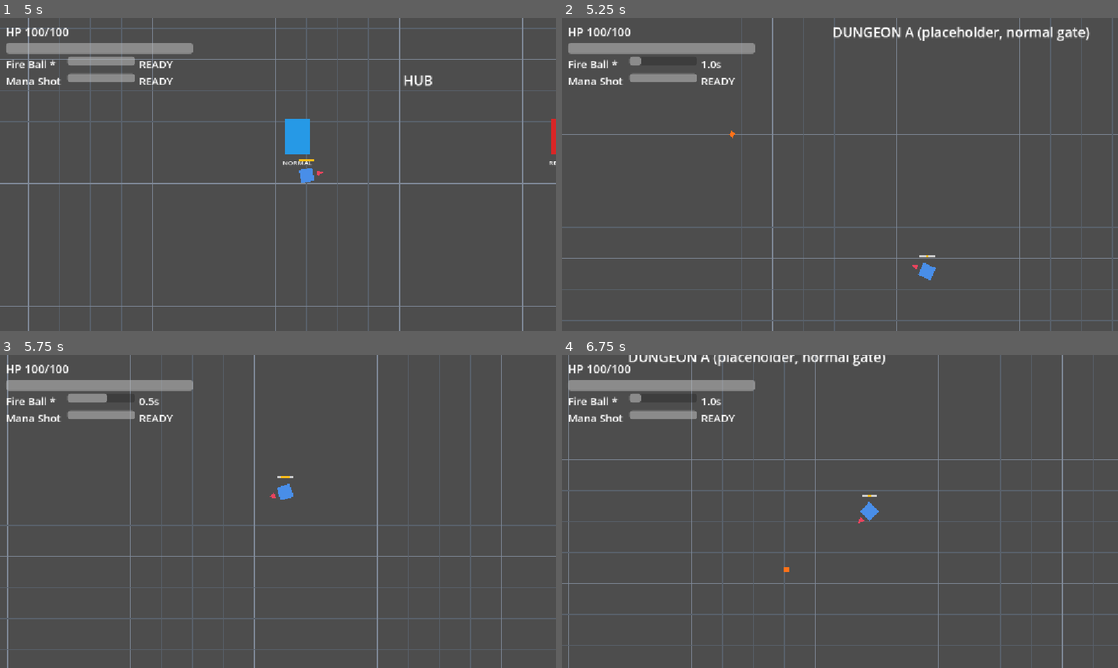
Above: before the commit, frames 1-4 (two rows, left to right).
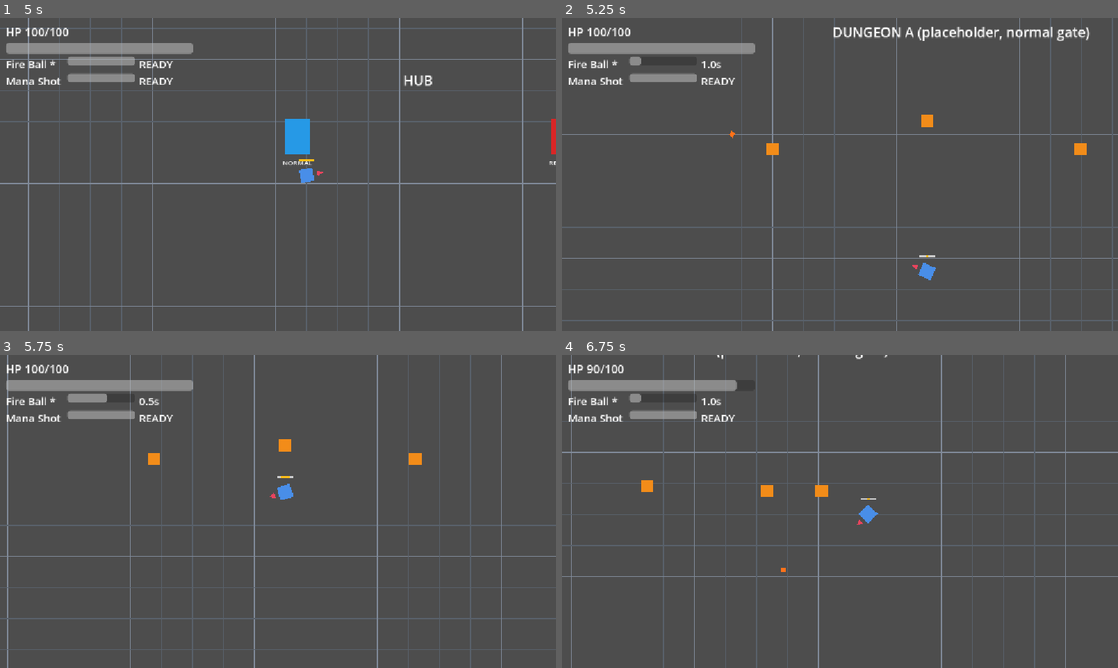
Above: after the commit, the same moments.

Repository: BestestGameStudio/gangU
Game: Godot game, scene res://scenes/main.tscn
Same seed, same stepped clock (60 frames per second), same inputs: the game is played once before the commit and once after it.
Inputs (mouse positions are in pixels of both pictures, inside the frame that each line leads up to):
- Up to frame 1 (5 s): move the mouse to (250, 237) at 0.52 s; hold Space (cast) 0.53-1.28 s; hold W (move_up) 0.53-2.03 s; move the mouse to (444, 221) at 1.27 s; tap Space (cast) at 1.35, 2.85, 4.35 s; move the mouse to (111, 127) at 2.02 s; hold Space (cast) 2.03-2.78 s; hold A (move_left) 2.03-3.53 s; move the mouse to (305, 174) at 2.77 s; move the mouse to (194, 96) at 3.52 s; hold S (move_down) 3.53-4.28 s; hold Space (cast) 3.53-4.28 s; move the mouse to (400, 158) at 4.27 s; hold D (move_right) from 4.28 s (still down)
- Up to frame 2 (5.25 s): move the mouse to (728, 190) at 5.02 s; release D (move_right) at 5.03 s; hold W (move_up) from 5.03 s (still down); hold Space (cast) from 5.03 s (still down)
- Up to frame 3 (5.75 s): keep holding W (move_up); keep holding Space (cast)
- Up to frame 4 (6.75 s): move the mouse to (895, 442) at 5.77 s; release W (move_up) at 5.78 s; release Space (cast) at 5.78 s; hold D (move_right) from 5.78 s (still down); tap Space (cast) at 5.85 s; move the mouse to (812, 574) at 6.52 s; hold Space (cast) from 6.53 s (still down)

Frame 1 is identical in both runs. In frame 2, 0.3% of the frame differs, in the area x 36-95%, y 30-44%; in frame 3, 0.3%; in frame 4, 8.9%, in the area x 0-100%, y 0-100%.

Commit message:
34: mount demo enemies in DungeonA (code-only)
Code-mounts the approved THREE demo enemies into DungeonA at swap time - spread away from the entrance spawn, explicit player_path set before tree entry, zero scene edits. DungeonB stays empty. Closes the placement half of #34 (enemy.gd targeting fix already landed in #40).

Diff:
--- a/scripts/main.gd
+++ b/scripts/main.gd
@@ -8,6 +8,12 @@
 ## restarts the run with a full scene reload.
 ## #11: a HUD child shows health/spells/cooldowns. Mounted with an explicit
 ## player_path (no group fallback); the scene reload remounts it fresh.
+## #34: demo enemy mount - Daniel-approved demo config: exactly THREE enemies
+## in DungeonA (normal gate), spread away from the entrance (PlayerSpawn at the
+## room's bottom edge). Code-mounted here - no scene edits - each with an
+## explicit player_path set BEFORE tree entry (production Player is in no
+## group). Count/positions are the human-approved demo design, not invented
+## defaults; DungeonB (red gate) is out of the demo loop and gets none.
 
 func _ready() -> void:
 	print("gangU booted OK")
@@ -46,3 +52,19 @@
 	var spawn := current_area.get_node_or_null("PlayerSpawn")
 	if p and spawn:
 		p.global_position = spawn.global_position
+	_mount_demo_enemies(current_area)
+
+## #34 demo config: three enemies, upper half of the room, far from the
+## entrance spawn (576,560). Children of the area so a gate swap frees them.
+const DEMO_ENEMY_POSITIONS: Array[Vector2] = [Vector2(250, 280), Vector2(576, 220), Vector2(900, 280)]
+
+func _mount_demo_enemies(area: Node) -> void:
+	if area.name != "DungeonA":
+		return
+	for pos in DEMO_ENEMY_POSITIONS:
+		var e: Enemy = preload("res://scenes/enemy.tscn").instantiate()
+		e.position = pos
+		# Enemy is Main/DungeonA/EnemyN, Player is Main/Player - set the
+		# explicit target BEFORE add_child so Enemy._ready resolves it.
+		e.player_path = NodePath("../../Player")
+		area.add_child(e)
